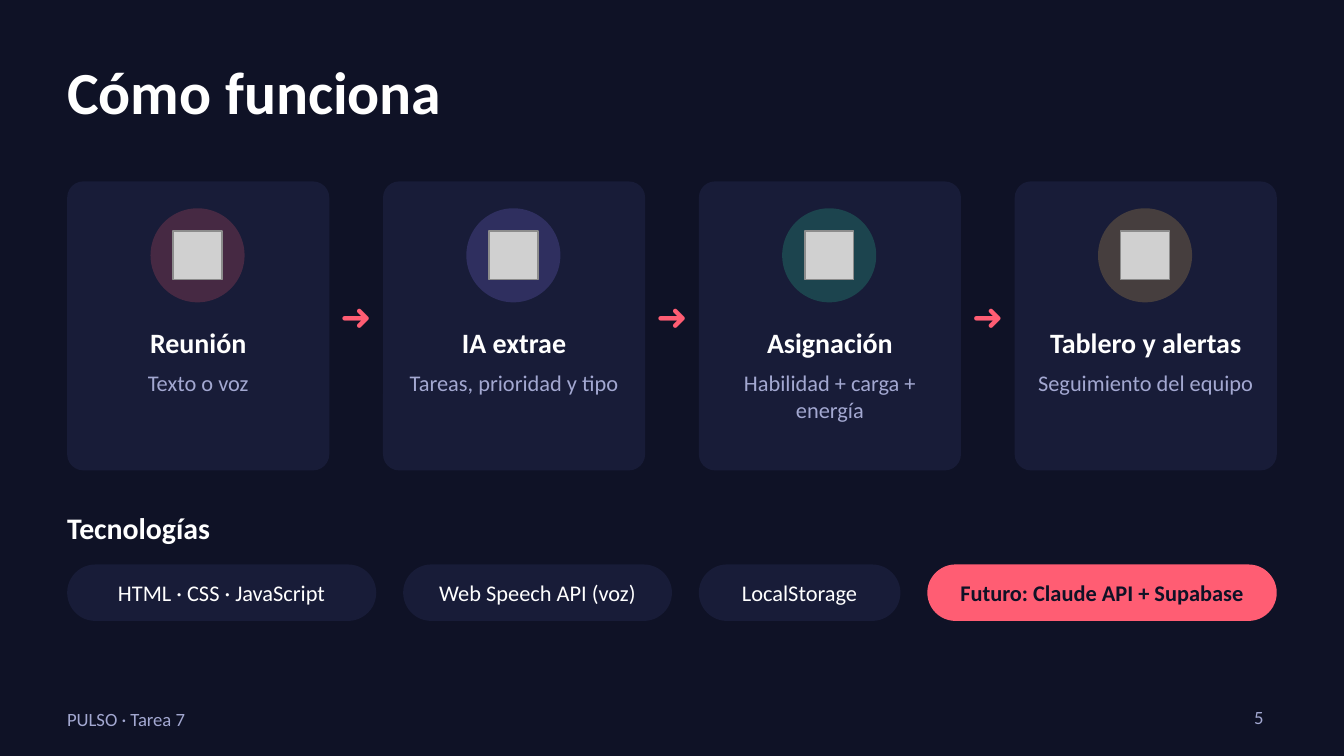
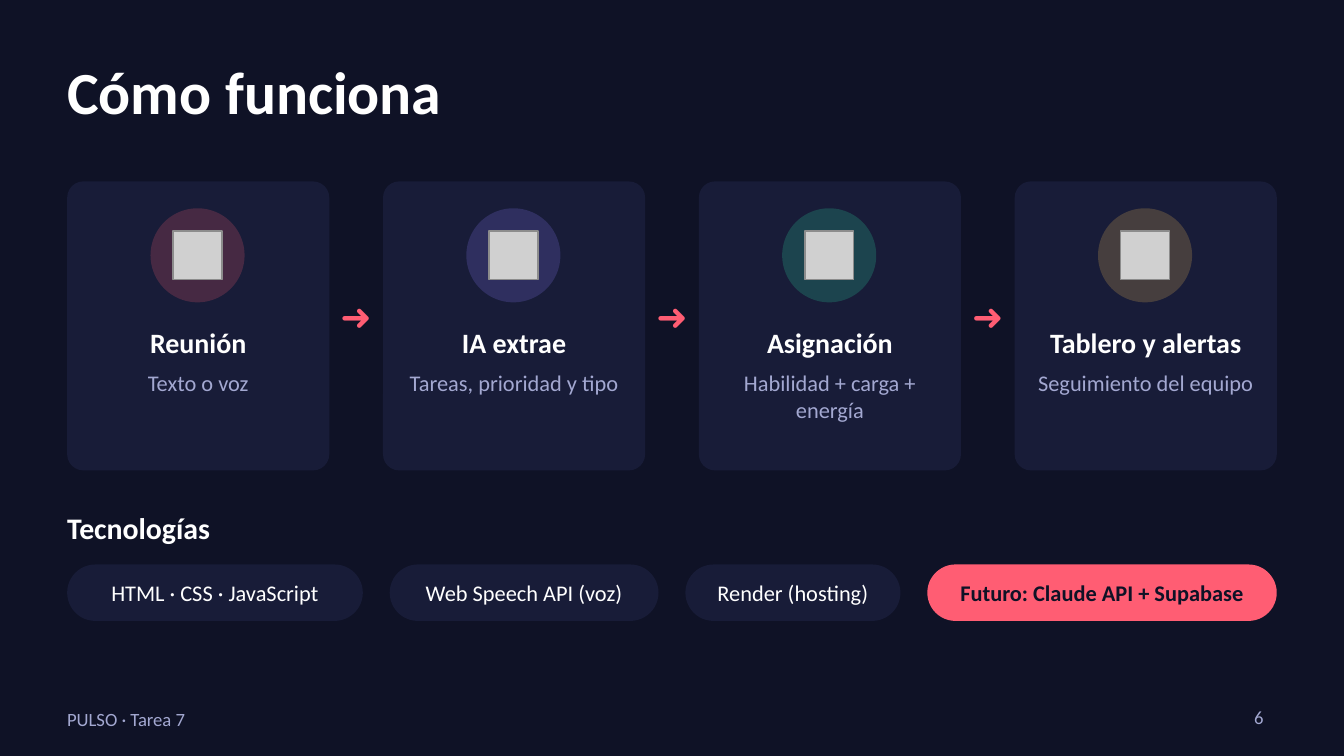
Before and after one commit to Naimer31/pulso-tarea7, a slide deck: slide 6 of PULSO_Tarea7.pptx (slide 5 before the commit). Drawn at 1344x756 pixels with LibreOffice and Linux fonts; fonts in the diff are those of the drawing; grey boxes stand for pictures. Boxes give left, top, right and bottom in pixels: in the first picture for what was removed or moved away, otherwise in the second. Text is boxed around its words. In the diff, an @@ line names an element or a change of style, - is before the commit and + after.

```diff
--- a/PULSO_Tarea7.pptx
+++ b/PULSO_Tarea7.pptx
@@ text "HTML · CSS · JavaScript": place and size @@
-text "HTML · CSS · JavaScript" at box(118, 585, 325, 605)
+text "HTML · CSS · JavaScript" at box(111, 585, 319, 605)
@@ rounded rectangle: place and size @@
-rounded rectangle at box(67, 564, 376, 621)
+rounded rectangle at box(67, 564, 363, 621)
@@ text "Web Speech API (voz)": place and size @@
-text "Web Speech API (voz)" at box(439, 585, 636, 605)
+text "Web Speech API (voz)" at box(426, 585, 622, 605)
@@ rounded rectangle: place and size @@
-rounded rectangle at box(403, 564, 672, 621)
+rounded rectangle at box(390, 564, 659, 621)
@@ rounded rectangle: place and size @@
-rounded rectangle at box(699, 564, 900, 621)
+rounded rectangle at box(685, 564, 900, 621)
@@ text at box(717, 585, 868, 605): text changed @@
-LocalStorage
+Render (hosting)
@@ page number at box(1254, 711, 1263, 724): text changed @@
-5
+6
```
Also in this commit, not shown: 1 other slide changed, 1 slide added, 4 other files.
